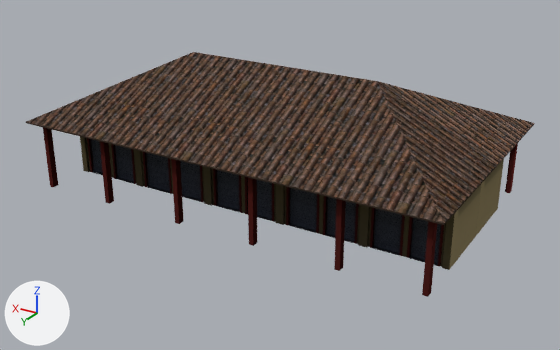
An edit to the Blender file Utils/Modelos/Tronco.blend, drawn before and after from the same camera.
Both versions are drawn from a 50 mm camera at (-7.8, 27.3, 14.8) aimed at (8.7, -0.2, 1.0). Lighting does not change. The marker at lower left points along +X, +Y and +Z. The same objects are shown in both versions, whatever each file hides.

In view in the first picture: 'Bake'.
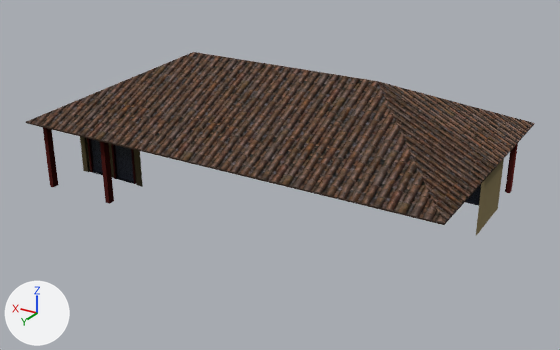
What the commit changed:
me_plane_002 is used by ob_bake; location (9.2, -4.07, 0.01).
me_plane_002 had 834 vertices, 662 faces and spanned x -9.8..9.8, y -2.6..9.0, z 0.0..5.8.
me_plane_002 now has 538 vertices, 416 faces, 9 loose edges and spans x -9.8..9.8, y -2.6..9.0, z 0.0..5.8.
Part 1, on me_plane_002:
296 vertices are removed from x -9.3..5.5, y 6.1..8.5, z 0.0..3.4.
246 faces are deleted.
9 loose edges are added.

Location of each change, [x1, y1, x2, y2] in pixels of the pictures (560 x 350 px):
'Bake', reshaped (25% shorter): before [26, 52, 534, 297]; after [26, 52, 534, 235]
part 1 of me_plane_002, cut back: before [140, 151, 481, 297]
